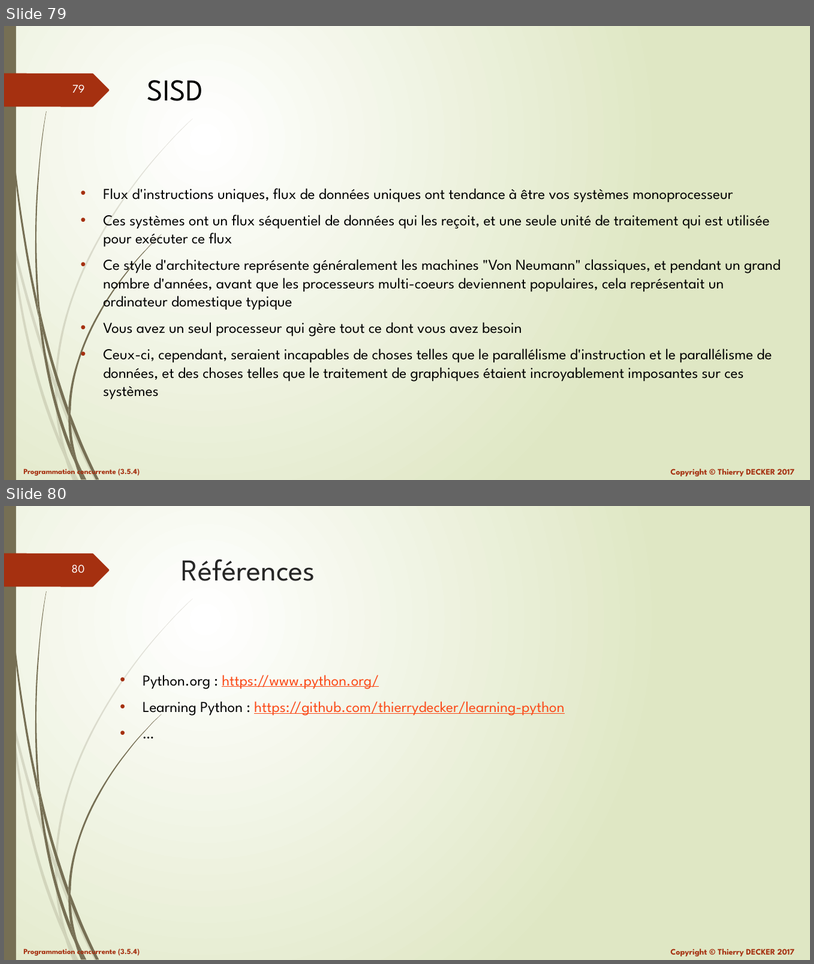
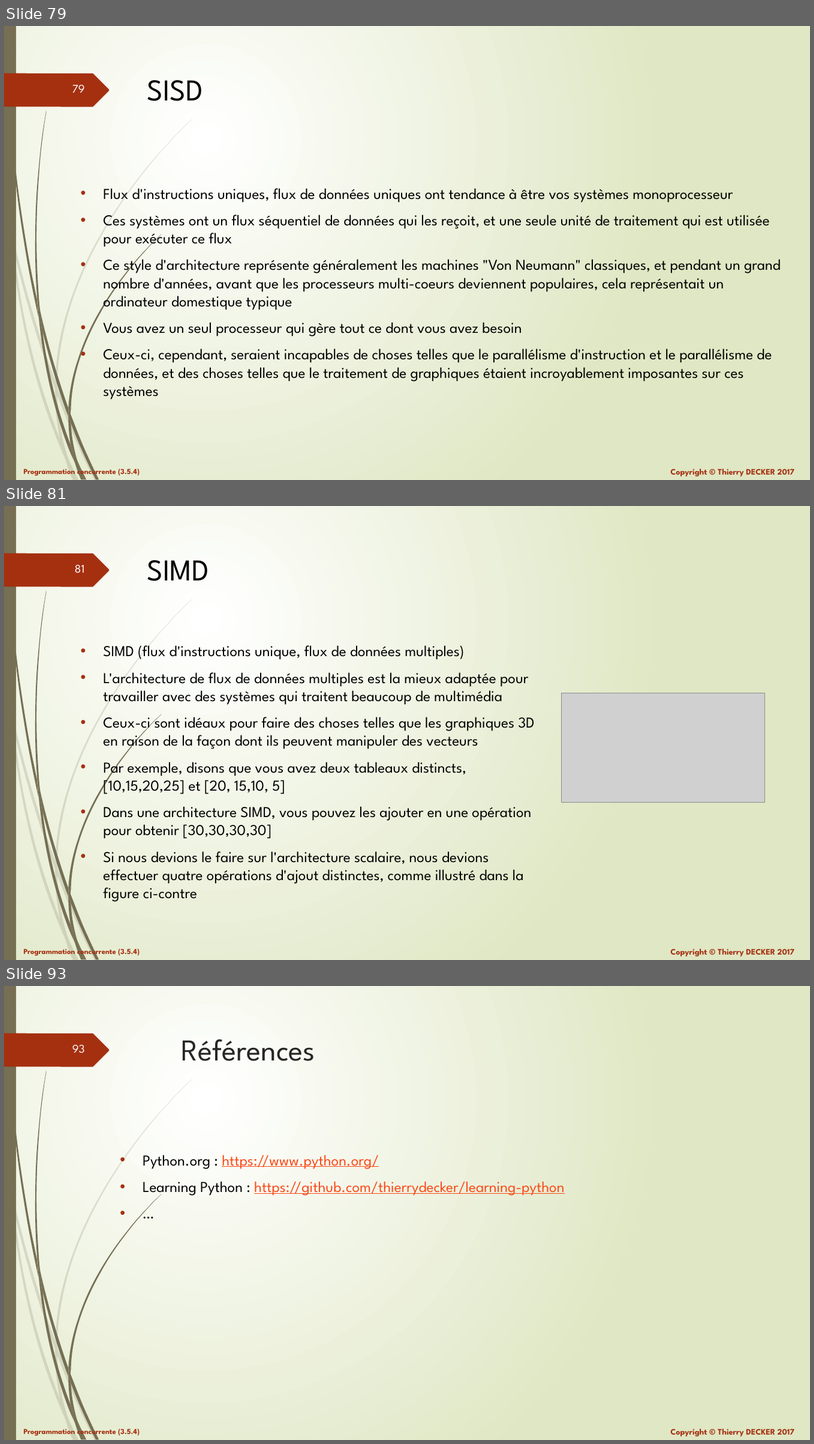
Before and after one commit to VikmanTheRacoon/learning-python, a slide deck: documentations/python-103.pptx. Shown one above the other, each under a label of ours: slides 79 and 80 before the commit, slides 79, 81 and 93 after it; the slides between them are not shown. The pictures are 814x964 and 814x1444 pixels, drawn with LibreOffice and Linux fonts; fonts in the diff are those of the drawing; grey boxes stand for pictures. Boxes give left, top, right and bottom in pixels: in the first picture for what was removed or moved away, otherwise in the second. Text is boxed around its words. In the diff, an @@ line names an element or a change of style, - is before the commit and + after.

```diff
--- a/documentations/python-103.pptx
+++ b/documentations/python-103.pptx
@@ slide 81 added at (4,506,810,960), background gradient #FFFFFF to #DFE8C4; not listed: 27 template elements that a slide beside it also shows @@
@@ title added at (147,560,209,581), 36 pt, text #000000 @@
+SIMD
@@ text added at (103,645,534,901), 18 pt, text #000000 @@
+• SIMD (flux d'instructions unique, flux de données multiples)
+• L'architecture de flux de données multiples est la mieux adaptée pour travailler avec des systèmes qui traitent beaucoup de multimédia
+• Ceux-ci sont idéaux pour faire des choses telles que les graphiques 3D en raison de la façon dont ils peuvent manipuler des vecteurs
+• Par exemple, disons que vous avez deux tableaux distincts, [10,15,20,25] et [20, 15,10, 5]
+• Dans une architecture SIMD, vous pouvez les ajouter en une opération pour obtenir [30,30,30,30]
+• Si nous devions le faire sur l'architecture scalaire, nous devions effectuer quatre opérations d'ajout distinctes, comme illustré dans la figure ci-contre
@@ picture added at (562,693,765,802) @@
@@ what was slide 80 is now slide 93 @@
@@ page number at (72,1045,85,1053): text changed @@
-80
+93
```
Also in this commit, not shown: 3 slides changed, 12 other slides added, 1 other file.
